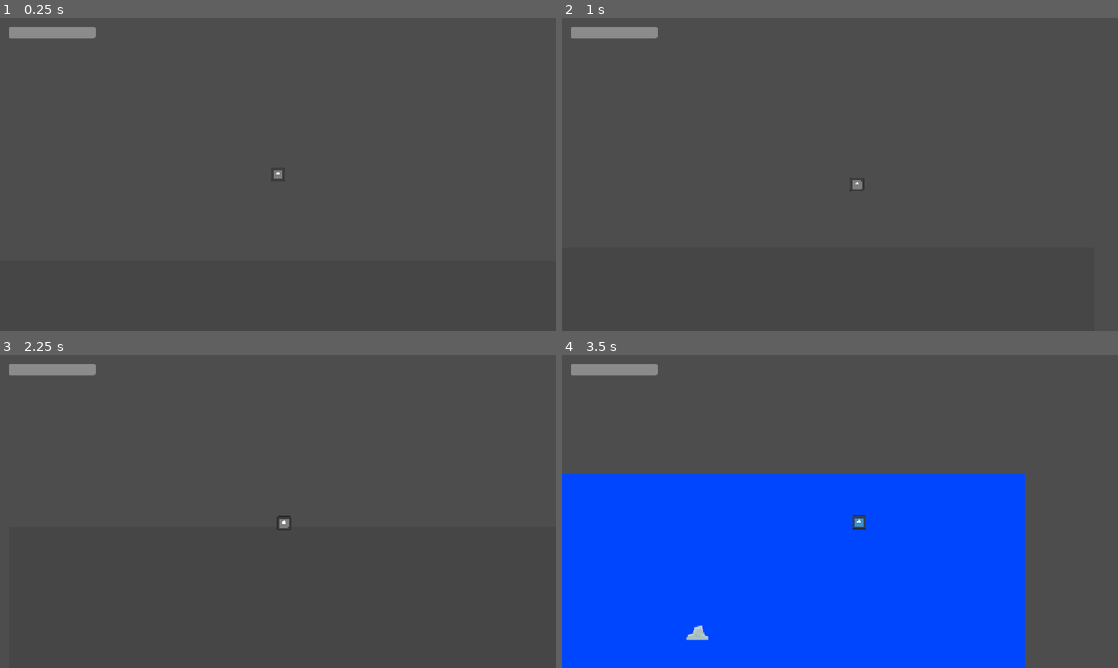
Above: before the commit, frames 1-4 (two rows, left to right).
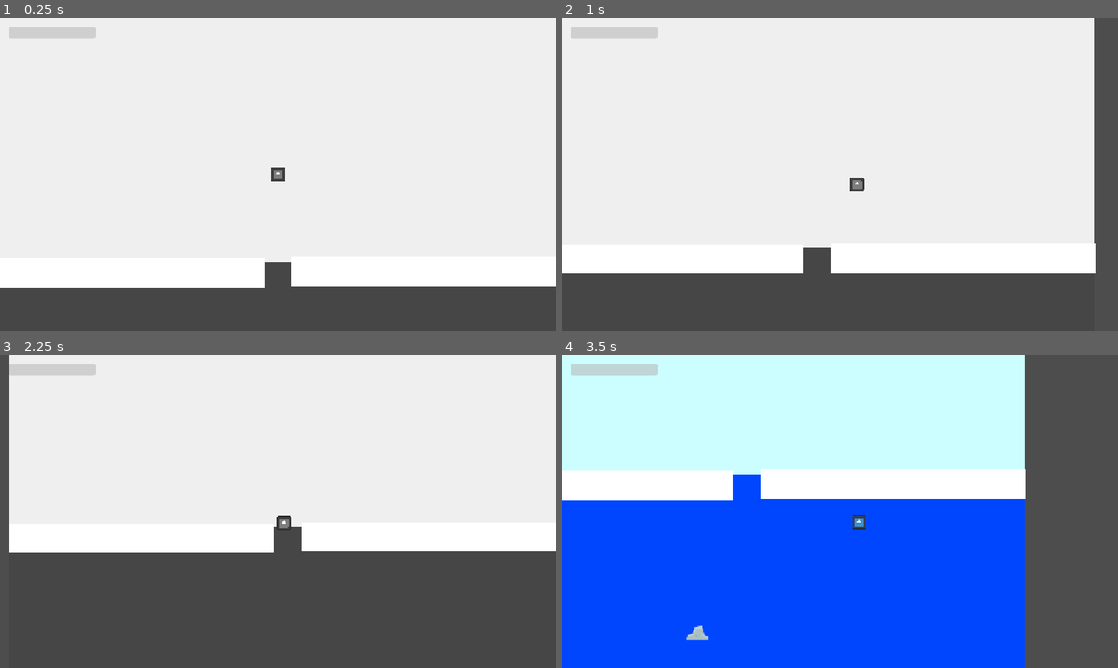
Above: after the commit, the same moments.

Repository: mason00james-cmyk/IceFisher
Game: Godot game, scene res://scenes/level_1.tscn
Same seed, same stepped clock (60 frames per second), same inputs: the game is played once before the commit and once after it. The engine's default icon, where the game draws it, is replaced by a stand-in: a white triangle on a blue panel in a dark square.
Inputs:
- Up to frame 1 (0.25 s): no input
- Up to frame 2 (1 s): tap Enter at 0.5 s; hold D (steer_right) from 0.53 s (still down); tap Space (cast) at 0.6 s
- Up to frame 3 (2.25 s): release D (steer_right) at 1.28 s; hold A (steer_left) 1.28-2.03 s; tap W (reel) at 1.35 s; hold D (steer_right) from 2.03 s (still down); tap Space (cast) at 2.1 s
- Up to frame 4 (3.5 s): keep holding D (steer_right); tap W (reel) at 2.85 s

The runs differ from the first frame. In frame 1, 86% of the frame differs, in the area x 0-100%, y 0-87%; in frame 2, 78%; in frame 3, 61%; in frame 4, 38%.

Commit message:
ice and sky stuff
ice and sky stuff

Diff:
--- a/scenes/level_1.tscn
+++ b/scenes/level_1.tscn
@@ -31,6 +31,7 @@
 color = Color(0, 0.27450982, 1, 1)
 
 [node name="Hook" type="CharacterBody2D" parent="." unique_id=403484934]
+z_index = 1
 position = Vector2(0, -200)
 collision_layer = 2
 motion_mode = 1
@@ -123,3 +124,22 @@
 [node name="CollisionShape2D" type="CollisionShape2D" parent="wall right" unique_id=1840423683]
 position = Vector2(-647, 1502)
 shape = SubResource("RectangleShape2D_l885w")
+
+[node name="Sky" type="ColorRect" parent="." unique_id=1285885264]
+offset_left = -640.0
+offset_top = -800.0
+offset_right = 640.0
+offset_bottom = 1.0
+color = Color(0.8235294, 0.98039216, 1, 1)
+
+[node name="IceLeft" type="ColorRect" parent="." unique_id=1066471297]
+offset_left = -641.0
+offset_top = -8.0
+offset_right = -31.0
+offset_bottom = 60.0
+
+[node name="IceRight" type="ColorRect" parent="." unique_id=1201784927]
+offset_left = 32.0
+offset_top = -10.0
+offset_right = 642.0
+offset_bottom = 58.0
